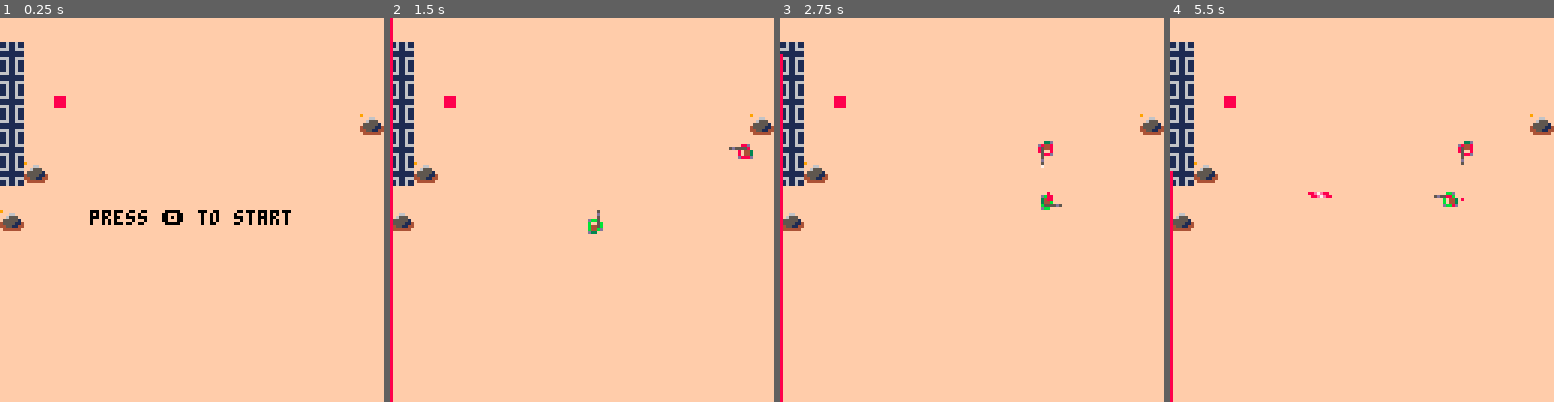
Above: before the commit, frames 1-4 (left to right).
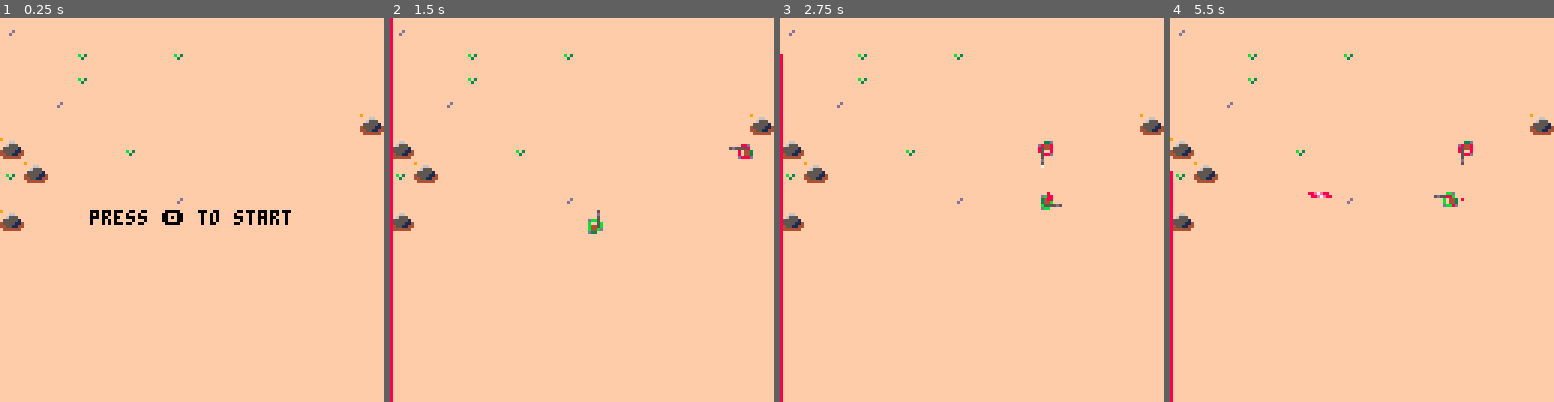
Above: after the commit, the same moments.

Repository: eduszesz/shmup
Game: PICO-8 cartridge topshooter.p8
Same seed, same stepped clock (60 frames per second), same inputs: the game is played once before the commit and once after it.
Inputs:
- Up to frame 1 (0.25 s): no input
- Up to frame 2 (1.5 s): tap X (X key) at 0.33, 1.07 s; tap O (Z key) at 0.7 s
- Up to frame 3 (2.75 s): hold Right 1.6-2.1 s; tap O (Z key) at 1.7, 2.1, 2.5 s; tap X (X key) at 1.85 s; hold Up 2.15-2.42 s; hold Right from 2.47 s (still down)
- Up to frame 4 (5.5 s): tap O (Z key) every 0.4 s from 2.9 to 5.3 s; tap X (X key) at 2.97, 4.08, 5.2 s; release Right at 3.03 s; hold Left 3.08-3.58 s; hold Down 3.63-3.97 s; hold Right 4.02-4.68 s; hold Up 4.73-5.03 s; hold Left from 5.08 s (still down)

The runs differ from the first frame. In frame 1, 2.5% of the frame differs, in the area x 0-48%, y 3-49%; in frame 2, 2.2%; in frame 3, 2.2%; in frame 4, 2.5%.

Commit message:
jipe wreckage and fumes

Diff:
--- a/topshooter.p8
+++ b/topshooter.p8
@@ -72,6 +72,7 @@
 	sparks={}
 	corpses={}
 	dust={}
+	fumes={}
 end
 
 function update_game()
@@ -86,6 +87,7 @@
 	upsparks()
 	upcorpses()
 	updust()
+	upfumes()
 end
 
 function draw_game()
@@ -93,6 +95,7 @@
 	drcorpses()
 	drdust()
 	drenemies()
+	drfumes()
 	drplayer()
 	drsparks()
 	drsmoke()
@@ -604,9 +607,15 @@
 			if cr.t==30 then
 				cr.sp=13
 			end
+		else
+			mkfumes(cr)
 		end
 		if cr.t<0 then
-			mset((cr.x+4)/8,(cr.y+4)/8,14)
+			if cr.sp==68 then
+				mset((cr.x+8)/8,(cr.y+8)/8,70)
+			else
+				mset((cr.x+4)/8,(cr.y+4)/8,14)
+			end
 			if cr.id=="player"then
 				state="over"
 			end
@@ -623,7 +632,11 @@
 			pal()
 		else
 			if cr.sp==68 then
+				local c=flr(rnd(15))
+				local c2={9,10}
+				pal(c,rnd(c2))
 				spr(cr.sp,cr.x,cr.y,2,2)
+				pal()
 			else
 				spr(cr.sp,cr.x,cr.y)
 			end
@@ -671,6 +684,32 @@
 	end
 end
 
+function mkfumes(_obj)
+	local p=_obj
+	local f={x=p.x+rnd(10)+3,
+										y=p.y+8,
+										t=10,
+										dy=-1}
+	add(fumes,f)
+end
+
+function upfumes()
+	for f in all(fumes) do
+		f.t-=1
+		f.y+=f.dy
+		f.x+=sin(t/30)
+		if f.t<0 then
+			del(fumes,f)
+		end
+	end
+end
+
+function drfumes()
+	for f in all(fumes) do
+		pset(f.x,f.y,13)
+	end
+end
+
 function mkmap()
 
 	for y=0,7 do
Not shown, changed: 24 lines of the sprite sheet (__gfx__) section of topshooter.p8
